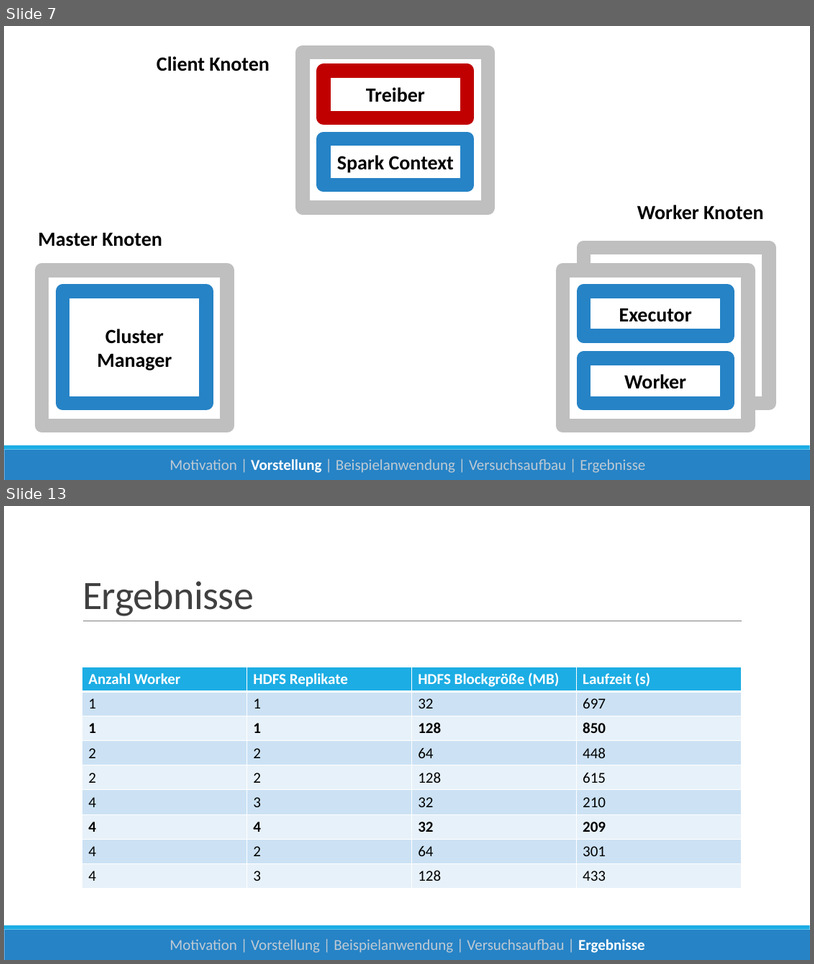
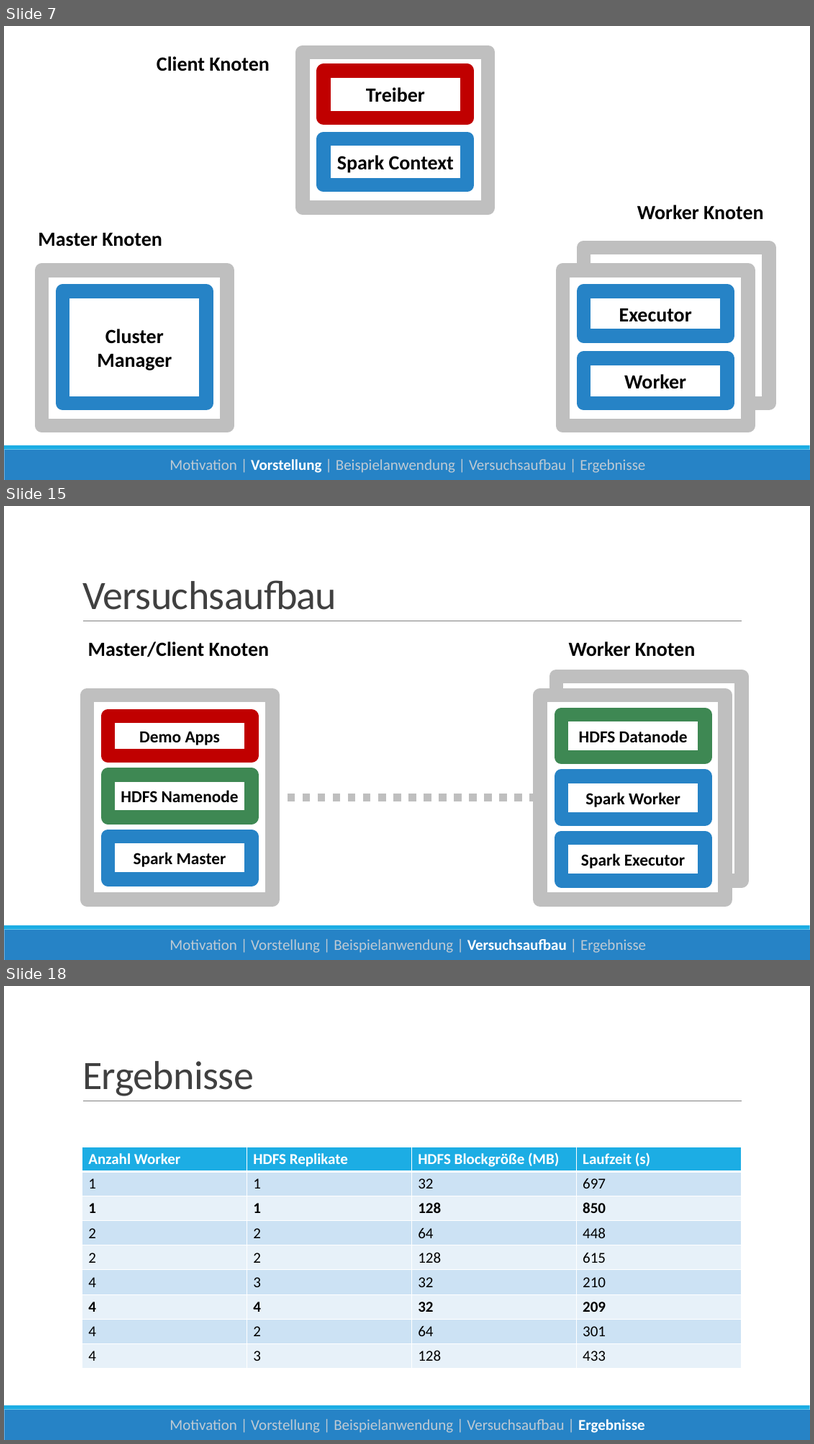
Before and after one commit to danck/bachelor_thesis, a slide deck: 0 - Entwürfe/Skalierbare Datenanalyse mit Apache Spark.pptx. Shown one above the other, each under a label of ours: slides 7 and 13 before the commit, slides 7, 15 and 18 after it; the slides between them are not shown. The pictures are 814x964 and 814x1444 pixels, drawn with LibreOffice and Linux fonts; fonts in the diff are those of the drawing. Boxes give left, top, right and bottom in pixels: in the first picture for what was removed or moved away, otherwise in the second. Text is boxed around its words. In the diff, an @@ line names an element or a change of style, - is before the commit and + after.

```diff
--- a/0 - Entwürfe/Skalierbare Datenanalyse mit Apache Spark.pptx
+++ b/0 - Entwürfe/Skalierbare Datenanalyse mit Apache Spark.pptx
@@ slide 15 added at [4,506,810,960], background #FFFFFF at 52% opacity; not listed: 3 template elements that a slide beside it also shows @@
@@ title added at [82,580,337,610], 48 pt, text #404040 @@
+Versuchsaufbau
@@ text added at [88,641,269,657], 24 pt, text #000000, bold @@
+Master/Client Knoten
@@ text added at [569,641,696,656], 24 pt, text #000000, bold @@
+Worker Knoten
@@ rectangle added at [557,676,742,880], fill #FFFFFF, outline #BFBFBF 16.75 pt @@
@@ rectangle added at [87,695,272,900], fill #FFFFFF, outline #BFBFBF 16.75 pt @@
@@ rectangle added at [540,695,725,900], fill #FFFFFF, outline #BFBFBF 16.75 pt @@
@@ rectangle added at [108,716,252,755], fill #FFFFFF, outline #C00000 16.75 pt, 20 pt, text #000000, bold @@
+Demo Apps
@@ rectangle added at [562,715,705,757], fill #FFFFFF, outline #3E8853 16.75 pt, 20 pt, text #000000, bold @@
+HDFS Datanode
@@ rectangle added at [108,775,252,817], fill #FFFFFF, outline #3E8853 16.75 pt, 20 pt, text #000000, bold @@
+HDFS Namenode
@@ rectangle added at [562,776,705,818], fill #FFFFFF, outline #2683C6 16.75 pt, 20 pt, text #000000, bold @@
+Spark Worker
@@ line added from (273, 798) to (540, 798), #BFBFBF 9 pt dashed @@
@@ rectangle added at [108,836,252,879], fill #FFFFFF, outline #2683C6 16.75 pt, 20 pt, text #000000, bold @@
+Spark Master
@@ rectangle added at [562,837,705,880], fill #FFFFFF, outline #2683C6 16.75 pt, 20 pt, text #000000, bold @@
+Spark Executor
@@ text added at [170,939,646,952], 18 pt, text #BECAD4 @@
+Motivation | Vorstellung | Beispielanwendung | Versuchsaufbau | Ergebnisse
@@ what was slide 13 is now slide 18 @@
```
Also in this commit, not shown: 5 slides changed, 9 other slides added, 3 slides removed.
